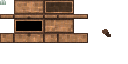
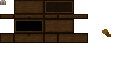
Before/after of a 128×64 layered artwork. What changed in the layer stack:
painted on "Layer 8" over (0, 33, 88, 34)
added layer "Layer 48" above "Layer 37" over (0, 0, 88, 43)
added layer "Layer 37" above "Layer 30" over (0, 0, 88, 43)
